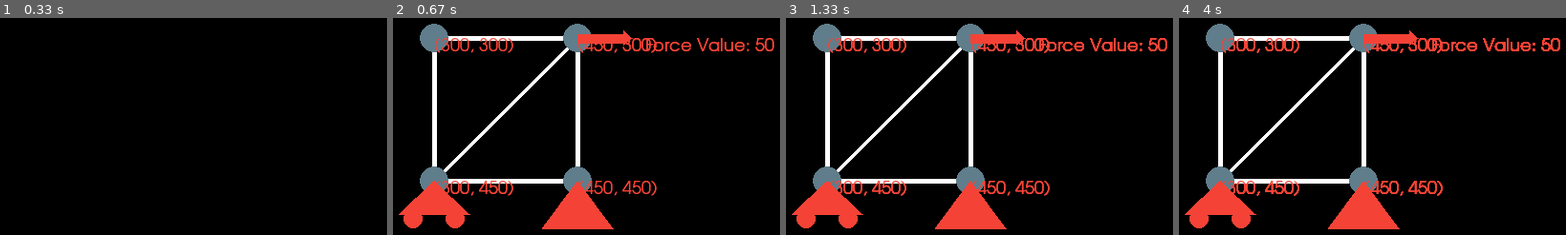
Above: before the commit, frames 1-4 (left to right).
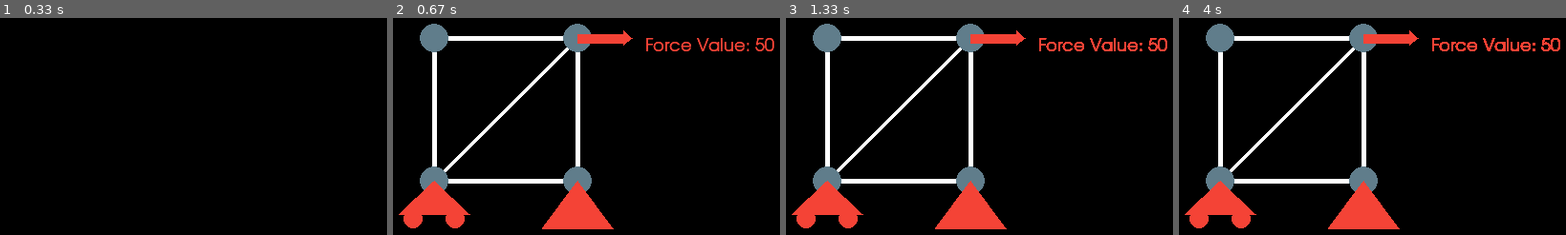
Above: after the commit, the same moments.

Repository: vinnnyr/Vinny-Truss-Solver
Game: pygame game, started from newMain.py
Two runs of this game, one before a commit and one after it. Both use one fixed random seed, a clock stepped at 60 frames per second and the inputs below. The source is Python 2; it was converted automatically to run under Python 3.
Inputs (mouse positions are in pixels of both pictures, inside the frame that each line leads up to):
- Up to frame 1 (0.33 s): no input
- Up to frame 2 (0.67 s): hold A from 0.33 s (still down); move the mouse to (501, 167) at 0.37 s
- Up to frame 3 (1.33 s): release A at 0.87 s; hold S 0.9-1.2 s; hold A from 1.23 s (still down)
- Up to frame 4 (4 s): release A at 1.63 s; click (outside the picture) at 1.72 s; hold A 2.4-2.87 s; hold A 2.9-3.43 s; hold A from 3.8 s (still down)

Frame 1 is identical in both runs. In frame 2, 2.0% of the frame differs, in the area x 10-69%, y 9-83%; in frame 3, 2.0%; in frame 4, 2.1%.

Commit message:
Started method for getting unit vectors for unknown force

Diff:
--- a/newMain.py
+++ b/newMain.py
@@ -88,12 +88,12 @@
     def printMembInfo(self):
         self.display()
         self.membInInterest=self.membList[len(self.membList)-1]
-        print("Member Numb: " + str(len(self.membList)))
-        print('....')
+        # print("Member Numb: " + str(len(self.membList)))
+        # print('....')
         self.tempNodeList=self.membInInterest.nodeList
-        for n in self.tempNodeList:
-            print(n)
-        print('-----------------')
+        # for n in self.tempNodeList:
+        #     print(n)
+        # print('-----------------')
 
     def printInfo(self):
         print("Number of Nodes: " + str(len(self.structNodes)))
@@ -110,6 +110,14 @@
         for m in self.membList:
             m.display()
             # self.structNodes = self.structNodes + m.nodeList  # This is inefiicient, creatign a whole new list everytime
+    def get(self):
+        for m in self.membList:
+            node1=m.nodeList[0]
+            node2=m.nodeList[1]
+            unit1=getUnit(node1.pos,node2.pos)
+            print(unit1)
+            unit2=getUnit(node2.pos,node1.pos)
+            print(unit2)
 
 
 class Member:
@@ -161,7 +169,7 @@
         (self.x, self.y) = pos
         self.color = grey
         self.forceList = []
-        self.label=myFont.render(str(self.pos),1, red)
+        #self.label=myFont.render(str(self.pos),1, red)
 
     def addForce(self, pos, type):
         # print(type)
@@ -174,7 +182,7 @@
 
     def display(self):
         pygame.draw.circle(screen, self.color, self.pos, self.r)
-        screen.blit(self.label,self.pos)
+        #screen.blit(self.label,self.pos)
         for f in self.forceList:
             f.display()
 
@@ -272,6 +280,14 @@
         return var
     else:
         return list
+
+def getUnit(pos1,pos2):
+    (x1,y1)=pos1
+    (x2,y2)=pos2
+    (dx,dy)=(x2-x1,y2-y1)
+    mag=math.sqrt(dx**2 + dy**2)
+    unit=(dx/mag,dy/mag)
+    return unit #unit is a tuple, unit vec
 
 
 # Pygame Stuff
@@ -317,6 +333,8 @@
                 mode = 3  # ved
             elif event.key == pygame.K_a:
                 mainStruct.testingScenario()
+            elif event.key == pygame.K_s:
+                mainStruct.get()
             print("Game Mode:" + str(mode))
 
     # Display, Flip, Tick
